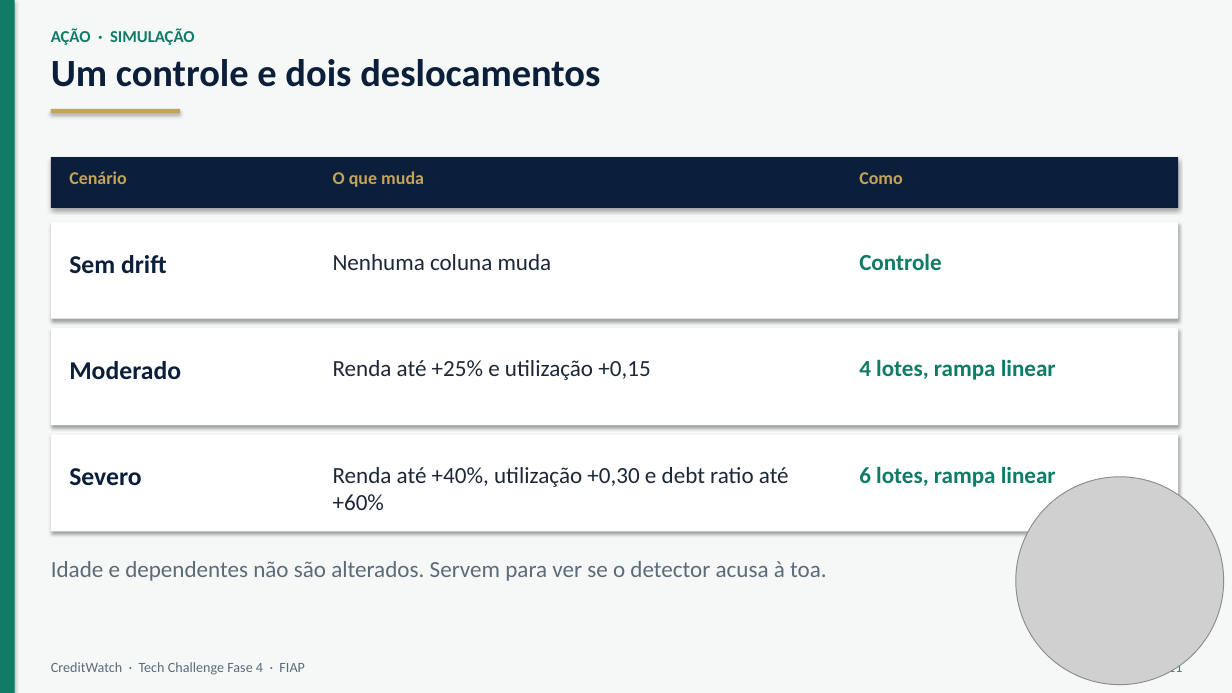
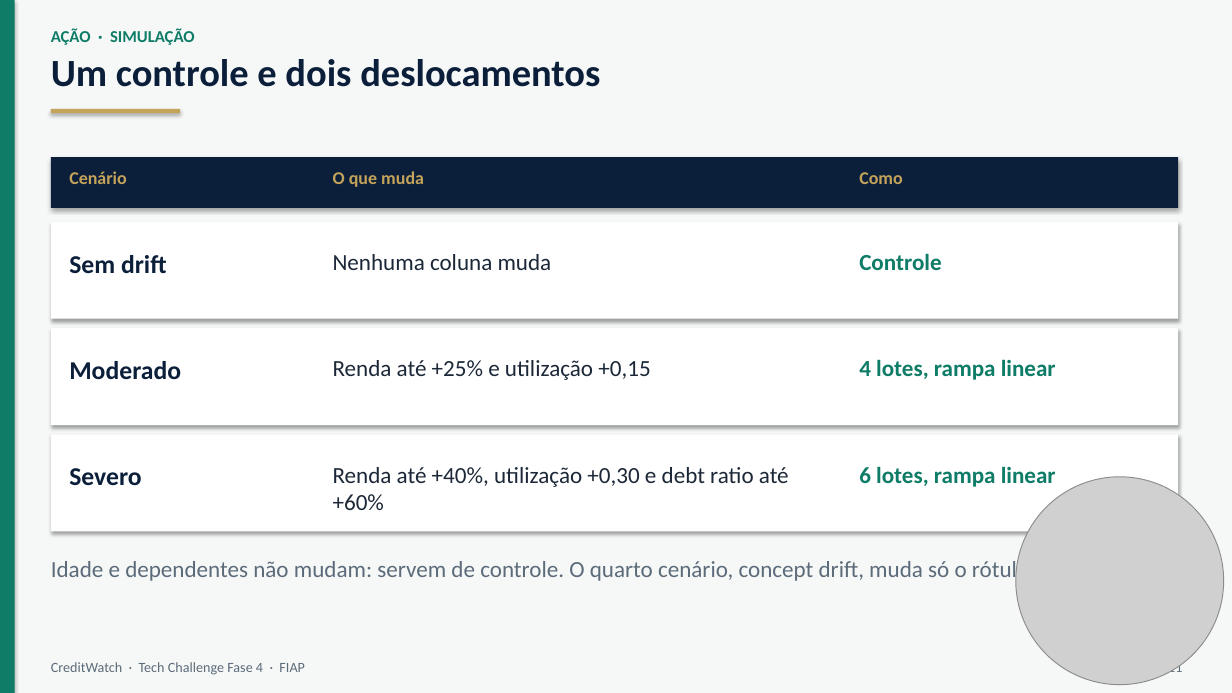
Before and after one commit to NicolasRM370990/credit-scoring-observability, a slide deck: slide 7 of docs/video/creditwatch_apresentacao.pptx. Drawn at 1232x693 pixels with LibreOffice and Linux fonts; fonts in the diff are those of the drawing; grey boxes stand for pictures. Boxes give left, top, right and bottom in pixels: in the first picture for what was removed or moved away, otherwise in the second. Text is boxed around its words. In the diff, an @@ line names an element or a change of style, - is before the commit and + after.

```diff
--- a/docs/video/creditwatch_apresentacao.pptx
+++ b/docs/video/creditwatch_apresentacao.pptx
@@ text at (x1=51, y1=557, x2=1035, y2=583): text changed @@
-Idade e dependentes não são alterados. Servem para ver se o detector acusa à toa.
+Idade e dependentes não mudam: servem de controle. O quarto cenário, concept drift, muda só o rótulo.
```
Also in this commit, not shown: 6 other slides changed, 2 other files.
